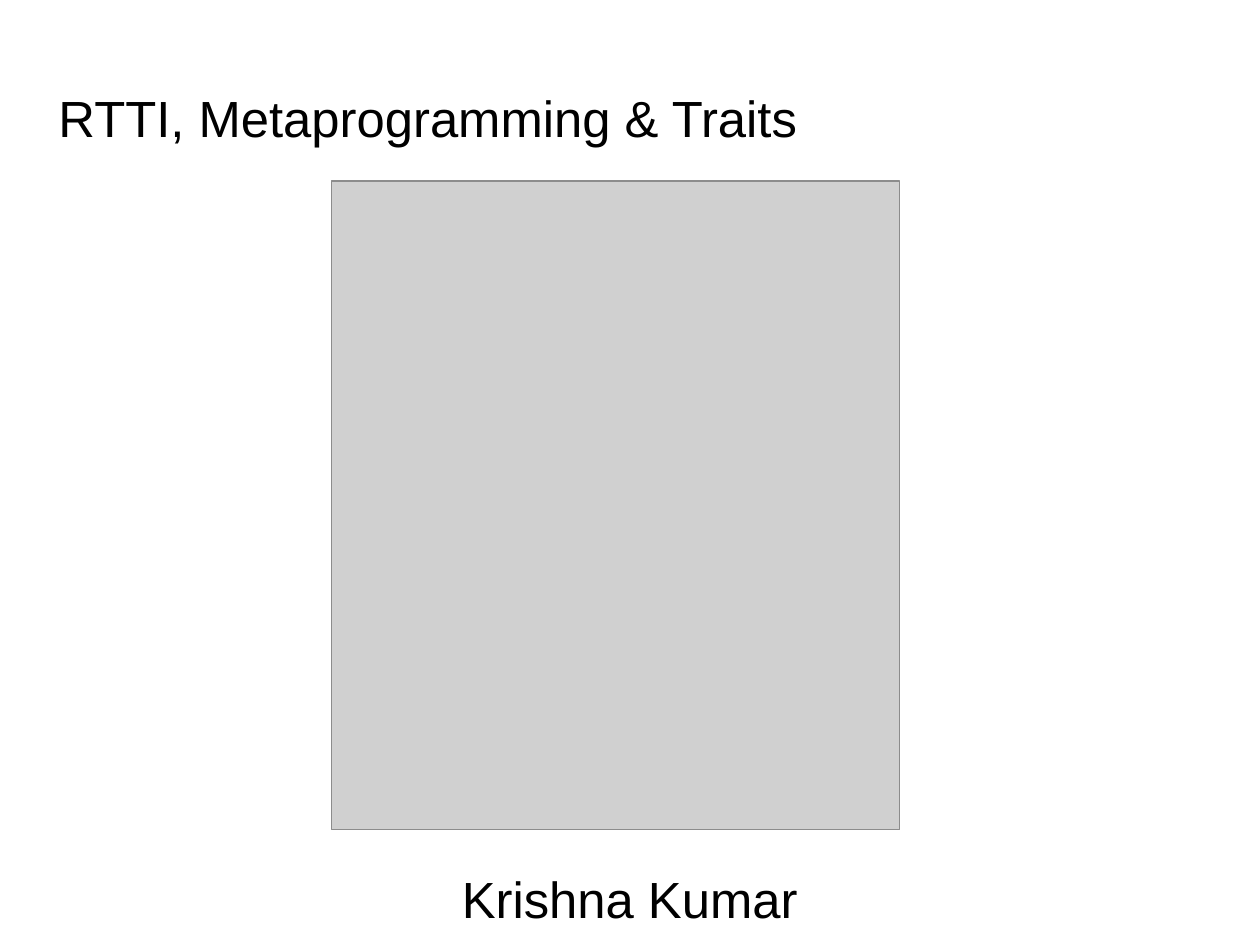
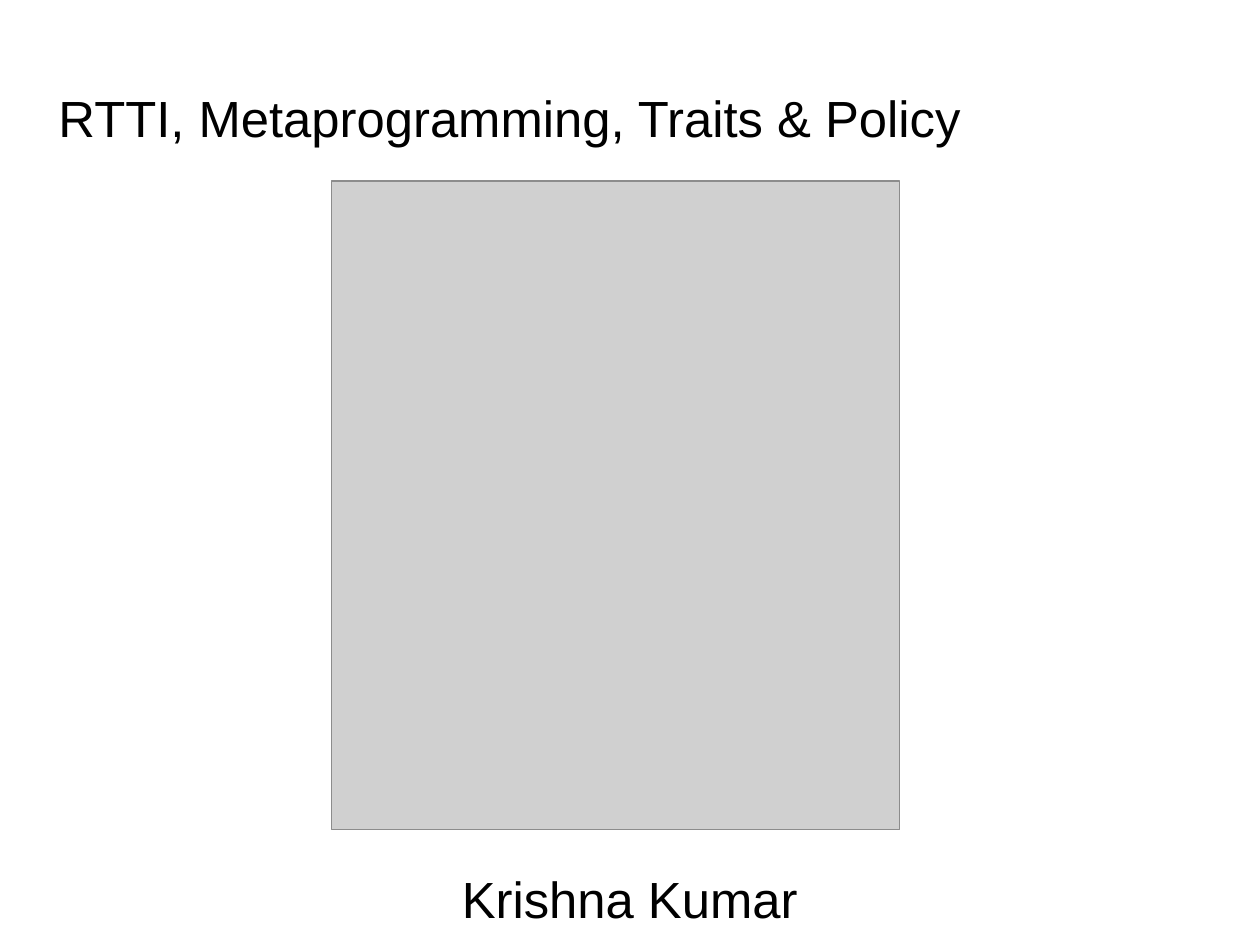
Before and after one commit to kks32/cpp-software-development, a slide deck: slide 1 of Ex_17_RTTI_Metaprogramming_Traits/Ex_17_RTTI_Metaprogramming_Traits.odp. Drawn at 1260x945 pixels with LibreOffice and Linux fonts; fonts in the diff are those of the drawing; grey boxes stand for pictures; background and template pictures are left out. Boxes give left, top, right and bottom in pixels: in the first picture for what was removed or moved away, otherwise in the second. Text is boxed around its words. In the diff, an @@ line names an element or a change of style, - is before the commit and + after.

Commit message:
Traits and policy

```diff
--- a/Ex_17_RTTI_Metaprogramming_Traits/Ex_17_RTTI_Metaprogramming_Traits.odp
+++ b/Ex_17_RTTI_Metaprogramming_Traits/Ex_17_RTTI_Metaprogramming_Traits.odp
@@ title at [58,100,960,147]: text changed @@
-RTTI, Metaprogramming & Traits
+RTTI, Metaprogramming, Traits & Policy
```
Also in this commit, not shown: 5 other slides changed, 2 slides added, 1 slide removed, 3 other files.
